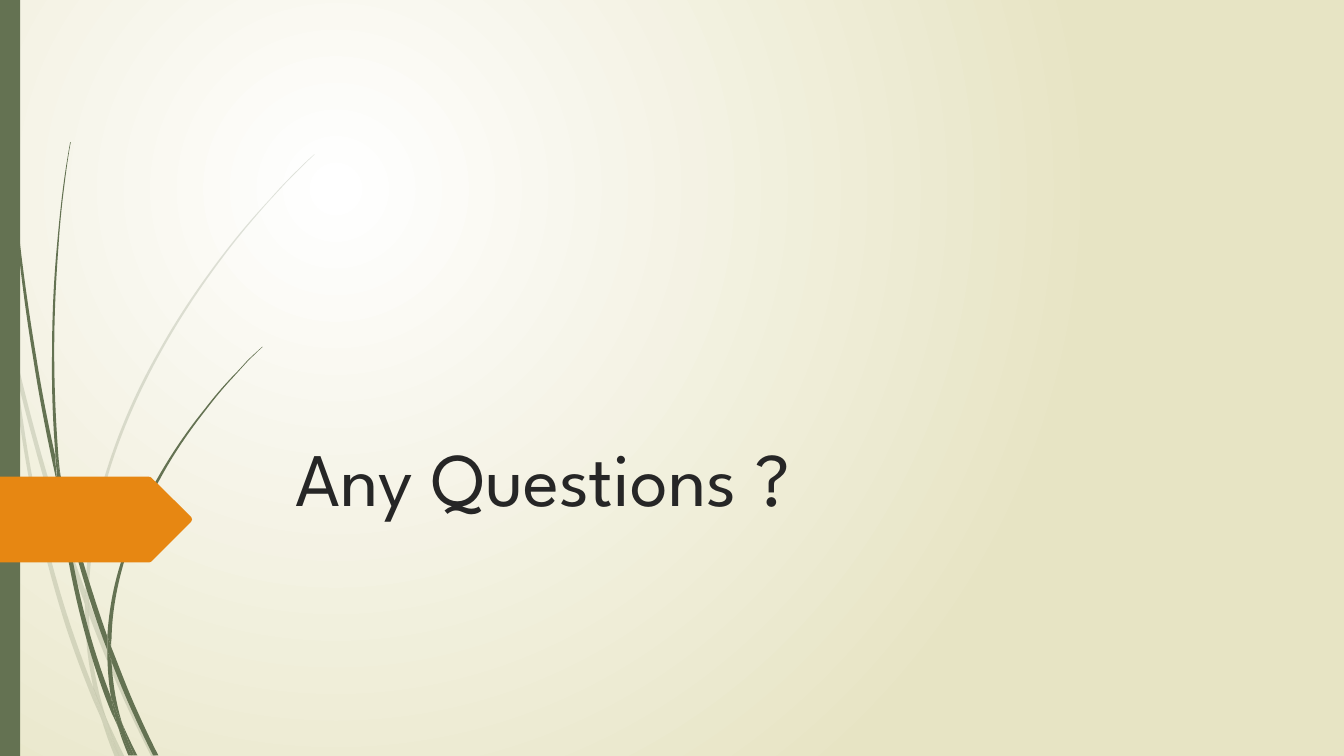
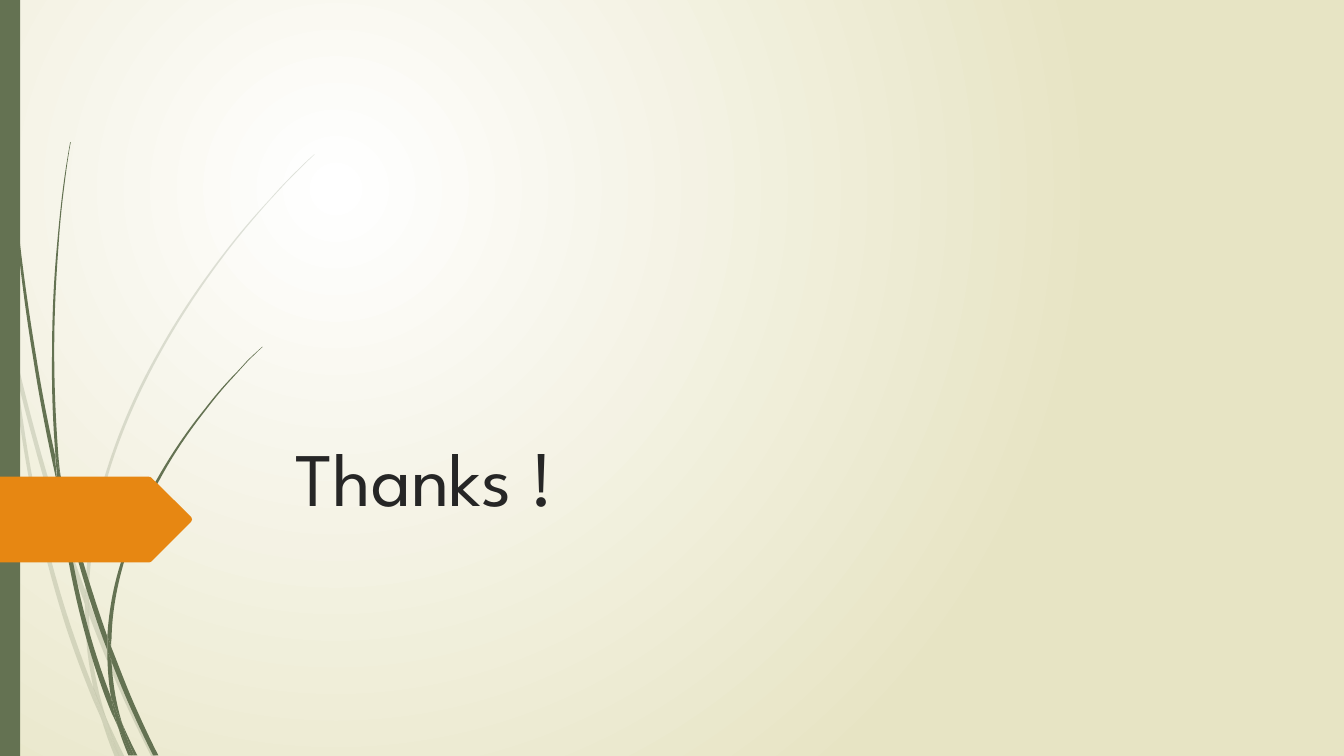
Before and after one commit to onedayonepicture/onedayonepicture.github.io, a slide deck: slide 9 of a.pptx. Drawn at 1344x756 pixels with LibreOffice and Linux fonts; fonts in the diff are those of the drawing. Boxes give left, top, right and bottom in pixels: in the first picture for what was removed or moved away, otherwise in the second. Text is boxed around its words. In the diff, an @@ line names an element or a change of style, - is before the commit and + after.

Commit message:
snezky ppt2

```diff
--- a/a.pptx
+++ b/a.pptx
@@ title at (x1=295, y1=454, x2=511, y2=507): text changed @@
-Any Questions ?
+Thanks !
```
